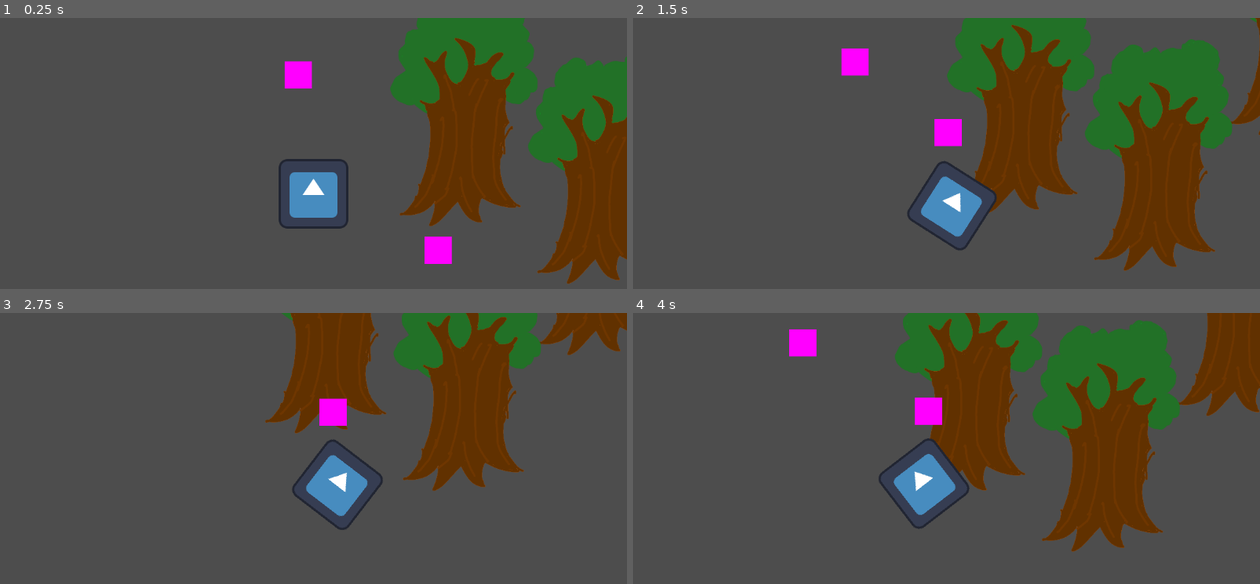
Above: before the commit, frames 1-4 (two rows, left to right).
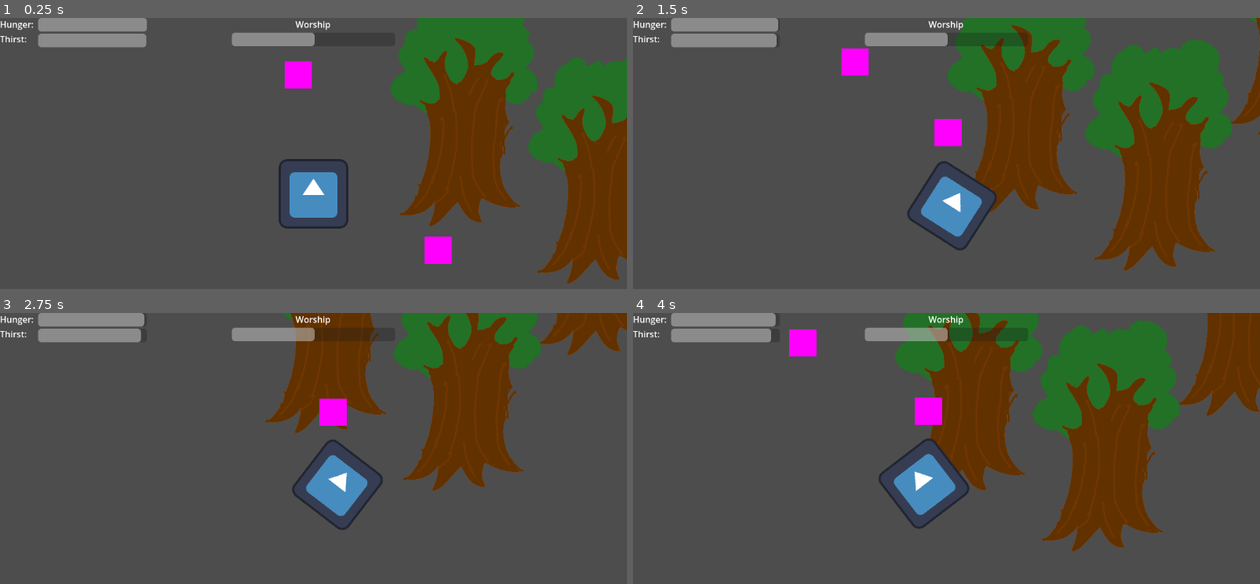
Above: after the commit, the same moments.

Repository: OgGhostJelly/unnamed-project
Game: Godot game, scene res://main.tscn
Two runs of this game, one before a commit and one after it. Both use one fixed random seed, a clock stepped at 60 frames per second and the inputs below. The engine's default icon, where the game draws it, is replaced by a stand-in: a white triangle on a blue panel in a dark square.
Inputs:
- Up to frame 1 (0.25 s): no input
- Up to frame 2 (1.5 s): tap Enter at 0.5 s; hold Right (move_right) 0.53-1.28 s; hold E (interact) 0.53-1.28 s; hold Down (move_down) from 1.28 s (still down); tap E (interact) at 1.35 s
- Up to frame 3 (2.75 s): release Down (move_down) at 2.03 s; hold Right (move_right) from 2.03 s (still down); hold E (interact) from 2.03 s (still down)
- Up to frame 4 (4 s): release Right (move_right) at 2.78 s; release E (interact) at 2.78 s; hold Up (move_up) 2.78-3.53 s; tap E (interact) at 2.85 s; hold Left (move_left) from 3.53 s (still down); hold E (interact) from 3.53 s (still down)

The runs differ from the first frame. In frame 1, 2.5% of the frame differs, in the area x 0-53%, y 0-11%; in frame 2, 3.0%, in the area x 0-63%, y 0-11%; in frame 3, 2.5%; in frame 4, 2.9%.

Commit message:
big updud

Diff:
--- a/2d/2d.tscn
+++ b/2d/2d.tscn
@@ -1,8 +1,9 @@
-[gd_scene load_steps=4 format=3 uid="uid://cu0mw4vsinhbp"]
+[gd_scene load_steps=5 format=3 uid="uid://cu0mw4vsinhbp"]
 
-[ext_resource type="PackedScene" uid="uid://cs4o25td1jgcw" path="res://2d/interactable/tree.tscn" id="1_25mko"]
+[ext_resource type="PackedScene" uid="uid://dp66vndv3lp21" path="res://2d/interactable/tree.tscn" id="1_25mko"]
 [ext_resource type="PackedScene" uid="uid://bm8bd1s5wj7t" path="res://2d/player/player.tscn" id="2_jivt0"]
 [ext_resource type="PackedScene" uid="uid://c033u31yfknya" path="res://2d/interactable/log.tscn" id="3_cgb3o"]
+[ext_resource type="PackedScene" path="res://2d/ipm/ipm.tscn" id="4_2n4ke"]
 
 [node name="2D" type="Node2D"]
 y_sort_enabled = true
@@ -24,3 +25,5 @@
 
 [node name="Wood2" parent="." instance=ExtResource("3_cgb3o")]
 position = Vector2(319, 464)
+
+[node name="IPM" parent="." instance=ExtResource("4_2n4ke")]
--- a/ui/ipm/ipm.tscn
+++ b/2d/ipm/ipm.tscn
@@ -1,7 +1,7 @@
-[gd_scene load_steps=6 format=3 uid="uid://csk5e446ik2yq"]
+[gd_scene load_steps=6 format=3]
 
 [ext_resource type="Texture2D" uid="uid://lk3kkwemhfud" path="res://assets/crosshair.png" id="1_lggf0"]
-[ext_resource type="Script" path="res://ui/ipm/ipm.gd" id="1_vbh1b"]
+[ext_resource type="Script" path="res://2d/ipm/ipm.gd" id="1_vbh1b"]
 
 [sub_resource type="StyleBoxFlat" id="StyleBoxFlat_1ambn"]
 bg_color = Color(0, 0, 0, 0.607843)
--- a/atld/game.gd
+++ b/atld/game.gd
@@ -6,10 +6,10 @@
 
 var day: int = 1:
 	set(v): day = v; day_changed.emit()
-var dayt: float = 0.0
 var day_length: float = 5.0
 
 
+var dayt: float = 0.0
 func _process(delta: float) -> void:
 	dayt += delta / day_length
 
--- a/atld/stats.gd
+++ b/atld/stats.gd
@@ -14,7 +14,7 @@
 
 var thirst: float = 1.0:
 	set(v): thirst = v; thirst_changed.emit()
-var thirst_decrease: float = 0.01
+var thirst_decrease: float = 0.02
 
 var worship: float = 0.5:
 	set(v): worship = v; worship_changed.emit()
--- a/main.tscn
+++ b/main.tscn
@@ -1,10 +1,13 @@
 [gd_scene load_steps=3 format=3 uid="uid://cfxa3y7qha3w7"]
 
 [ext_resource type="PackedScene" uid="uid://cu0mw4vsinhbp" path="res://2d/2d.tscn" id="1_m032m"]
-[ext_resource type="PackedScene" uid="uid://cmvxsfqtpo4id" path="res://ui/ui.tscn" id="2_faw0i"]
+[ext_resource type="PackedScene" uid="uid://d3wygc7hok5sc" path="res://ui/ui.tscn" id="2_faw0i"]
 
 [node name="Main" type="Node"]
 
 [node name="2D" parent="." instance=ExtResource("1_m032m")]
 
-[node name="UI" parent="." instance=ExtResource("2_faw0i")]
+[node name="ForeLayer" type="CanvasLayer" parent="."]
+layer = 128
+
+[node name="UI" parent="ForeLayer" instance=ExtResource("2_faw0i")]
--- a/project.godot
+++ b/project.godot
@@ -7,46 +7,6 @@
 ;   param=value ; assign values to parameters
 
 config_version=5
-
-_global_script_classes=[{
-"base": "Interactable",
-"class": &"Breakable",
-"language": &"GDScript",
-"path": "res://2d/interactable/breakable.gd"
-}, {
-"base": "Area2D",
-"class": &"Interactable",
-"language": &"GDScript",
-"path": "res://2d/interactable/interactable.gd"
-}, {
-"base": "Area2D",
-"class": &"Interactor",
-"language": &"GDScript",
-"path": "res://2d/interactable/interactor.gd"
-}, {
-"base": "TileMap",
-"class": &"LFFTileMap",
-"language": &"GDScript",
-"path": "res://2d/_temp/lazy_flood_fill.gd"
-}, {
-"base": "Interactable",
-"class": &"Pickup",
-"language": &"GDScript",
-"path": "res://2d/interactable/pickup.gd"
-}, {
-"base": "TileMap",
-"class": &"ROFTileMap",
-"language": &"GDScript",
-"path": "res://2d/_temp/ropenf.gd"
-}]
-_global_script_class_icons={
-"Breakable": "",
-"Interactable": "",
-"Interactor": "",
-"LFFTileMap": "",
-"Pickup": "",
-"ROFTileMap": ""
-}
 
 [application]
 
@@ -69,41 +29,41 @@
 
 move_left={
 "deadzone": 0.5,
-"events": [Object(InputEventKey,"resource_local_to_scene":false,"resource_name":"","device":0,"window_id":0,"alt_pressed":false,"shift_pressed":false,"ctrl_pressed":false,"meta_pressed":false,"pressed":false,"keycode":0,"physical_keycode":4194319,"unicode":0,"echo":false,"script":null)
-, Object(InputEventKey,"resource_local_to_scene":false,"resource_name":"","device":0,"window_id":0,"alt_pressed":false,"shift_pressed":false,"ctrl_pressed":false,"meta_pressed":false,"pressed":false,"keycode":0,"physical_keycode":65,"unicode":0,"echo":false,"script":null)
+"events": [Object(InputEventKey,"resource_local_to_scene":false,"resource_name":"","device":0,"window_id":0,"alt_pressed":false,"shift_pressed":false,"ctrl_pressed":false,"meta_pressed":false,"pressed":false,"keycode":0,"physical_keycode":4194319,"key_label":0,"unicode":0,"echo":false,"script":null)
+, Object(InputEventKey,"resource_local_to_scene":false,"resource_name":"","device":0,"window_id":0,"alt_pressed":false,"shift_pressed":false,"ctrl_pressed":false,"meta_pressed":false,"pressed":false,"keycode":0,"physical_keycode":65,"key_label":0,"unicode":0,"echo":false,"script":null)
 ]
 }
 move_right={
 "deadzone": 0.5,
-"events": [Object(InputEventKey,"resource_local_to_scene":false,"resource_name":"","device":0,"window_id":0,"alt_pressed":false,"shift_pressed":false,"ctrl_pressed":false,"meta_pressed":false,"pressed":false,"keycode":0,"physical_keycode":4194321,"unicode":0,"echo":false,"script":null)
-, Object(InputEventKey,"resource_local_to_scene":false,"resource_name":"","device":0,"window_id":0,"alt_pressed":false,"shift_pressed":false,"ctrl_pressed":false,"meta_pressed":false,"pressed":false,"keycode":0,"physical_keycode":68,"unicode":0,"echo":false,"script":null)
+"events": [Object(InputEventKey,"resource_local_to_scene":false,"resource_name":"","device":0,"window_id":0,"alt_pressed":false,"shift_pressed":false,"ctrl_pressed":false,"meta_pressed":false,"pressed":false,"keycode":0,"physical_keycode":4194321,"key_label":0,"unicode":0,"echo":false,"script":null)
+, Object(InputEventKey,"resource_local_to_scene":false,"resource_name":"","device":0,"window_id":0,"alt_pressed":false,"shift_pressed":false,"ctrl_pressed":false,"meta_pressed":false,"pressed":false,"keycode":0,"physical_keycode":68,"key_label":0,"unicode":0,"echo":false,"script":null)
 ]
 }
 move_up={
 "deadzone": 0.5,
-"events": [Object(InputEventKey,"resource_local_to_scene":false,"resource_name":"","device":0,"window_id":0,"alt_pressed":false,"shift_pressed":false,"ctrl_pressed":false,"meta_pressed":false,"pressed":false,"keycode":0,"physical_keycode":4194320,"unicode":0,"echo":false,"script":null)
-, Object(InputEventKey,"resource_local_to_scene":false,"resource_name":"","device":0,"window_id":0,"alt_pressed":false,"shift_pressed":false,"ctrl_pressed":false,"meta_pressed":false,"pressed":false,"keycode":0,"physical_keycode":87,"unicode":0,"echo":false,"script":null)
+"events": [Object(InputEventKey,"resource_local_to_scene":false,"resource_name":"","device":0,"window_id":0,"alt_pressed":false,"shift_pressed":false,"ctrl_pressed":false,"meta_pressed":false,"pressed":false,"keycode":0,"physical_keycode":4194320,"key_label":0,"unicode":0,"echo":false,"script":null)
+, Object(InputEventKey,"resource_local_to_scene":false,"resource_name":"","device":0,"window_id":0,"alt_pressed":false,"shift_pressed":false,"ctrl_pressed":false,"meta_pressed":false,"pressed":false,"keycode":0,"physical_keycode":87,"key_label":0,"unicode":0,"echo":false,"script":null)
 ]
 }
 move_down={
 "deadzone": 0.5,
-"events": [Object(InputEventKey,"resource_local_to_scene":false,"resource_name":"","device":0,"window_id":0,"alt_pressed":false,"shift_pressed":false,"ctrl_pressed":false,"meta_pressed":false,"pressed":false,"keycode":0,"physical_keycode":4194322,"unicode":0,"echo":false,"script":null)
-, Object(InputEventKey,"resource_local_to_scene":false,"resource_name":"","device":0,"window_id":0,"alt_pressed":false,"shift_pressed":false,"ctrl_pressed":false,"meta_pressed":false,"pressed":false,"keycode":0,"physical_keycode":83,"unicode":0,"echo":false,"script":null)
+"events": [Object(InputEventKey,"resource_local_to_scene":false,"resource_name":"","device":0,"window_id":0,"alt_pressed":false,"shift_pressed":false,"ctrl_pressed":false,"meta_pressed":false,"pressed":false,"keycode":0,"physical_keycode":4194322,"key_label":0,"unicode":0,"echo":false,"script":null)
+, Object(InputEventKey,"resource_local_to_scene":false,"resource_name":"","device":0,"window_id":0,"alt_pressed":false,"shift_pressed":false,"ctrl_pressed":false,"meta_pressed":false,"pressed":false,"keycode":0,"physical_keycode":83,"key_label":0,"unicode":0,"echo":false,"script":null)
 ]
 }
 interact={
 "deadzone": 0.5,
-"events": [Object(InputEventKey,"resource_local_to_scene":false,"resource_name":"","device":0,"window_id":0,"alt_pressed":false,"shift_pressed":false,"ctrl_pressed":false,"meta_pressed":false,"pressed":false,"keycode":0,"physical_keycode":69,"unicode":0,"echo":false,"script":null)
-, Object(InputEventKey,"resource_local_to_scene":false,"resource_name":"","device":0,"window_id":0,"alt_pressed":false,"shift_pressed":false,"ctrl_pressed":false,"meta_pressed":false,"pressed":false,"keycode":4194309,"physical_keycode":0,"unicode":0,"echo":false,"script":null)
-, Object(InputEventKey,"resource_local_to_scene":false,"resource_name":"","device":0,"window_id":0,"alt_pressed":false,"shift_pressed":false,"ctrl_pressed":false,"meta_pressed":false,"pressed":false,"keycode":0,"physical_keycode":70,"unicode":0,"echo":false,"script":null)
-, Object(InputEventKey,"resource_local_to_scene":false,"resource_name":"","device":0,"window_id":0,"alt_pressed":false,"shift_pressed":false,"ctrl_pressed":false,"meta_pressed":false,"pressed":false,"keycode":0,"physical_keycode":32,"unicode":0,"echo":false,"script":null)
+"events": [Object(InputEventKey,"resource_local_to_scene":false,"resource_name":"","device":0,"window_id":0,"alt_pressed":false,"shift_pressed":false,"ctrl_pressed":false,"meta_pressed":false,"pressed":false,"keycode":0,"physical_keycode":69,"key_label":0,"unicode":0,"echo":false,"script":null)
+, Object(InputEventKey,"resource_local_to_scene":false,"resource_name":"","device":0,"window_id":0,"alt_pressed":false,"shift_pressed":false,"ctrl_pressed":false,"meta_pressed":false,"pressed":false,"keycode":4194309,"physical_keycode":0,"key_label":0,"unicode":0,"echo":false,"script":null)
+, Object(InputEventKey,"resource_local_to_scene":false,"resource_name":"","device":0,"window_id":0,"alt_pressed":false,"shift_pressed":false,"ctrl_pressed":false,"meta_pressed":false,"pressed":false,"keycode":0,"physical_keycode":70,"key_label":0,"unicode":0,"echo":false,"script":null)
+, Object(InputEventKey,"resource_local_to_scene":false,"resource_name":"","device":0,"window_id":0,"alt_pressed":false,"shift_pressed":false,"ctrl_pressed":false,"meta_pressed":false,"pressed":false,"keycode":0,"physical_keycode":32,"key_label":0,"unicode":0,"echo":false,"script":null)
 , Object(InputEventMouseButton,"resource_local_to_scene":false,"resource_name":"","device":-1,"window_id":0,"alt_presse …(227 unchanged characters)…
 ]
 }
 cancel={
 "deadzone": 0.5,
-"events": [Object(InputEventKey,"resource_local_to_scene":false,"resource_name":"","device":0,"window_id":0,"alt_pressed":false,"shift_pressed":false,"ctrl_pressed":false,"meta_pressed":false,"pressed":false,"keycode":0,"physical_keycode":81,"unicode":0,"echo":false,"script":null)
-, Object(InputEventKey,"resource_local_to_scene":false,"resource_name":"","device":0,"window_id":0,"alt_pressed":false,"shift_pressed":false,"ctrl_pressed":false,"meta_pressed":false,"pressed":false,"keycode":0,"physical_keycode":4194308,"unicode":0,"echo":false,"script":null)
+"events": [Object(InputEventKey,"resource_local_to_scene":false,"resource_name":"","device":0,"window_id":0,"alt_pressed":false,"shift_pressed":false,"ctrl_pressed":false,"meta_pressed":false,"pressed":false,"keycode":0,"physical_keycode":81,"key_label":0,"unicode":0,"echo":false,"script":null)
+, Object(InputEventKey,"resource_local_to_scene":false,"resource_name":"","device":0,"window_id":0,"alt_pressed":false,"shift_pressed":false,"ctrl_pressed":false,"meta_pressed":false,"pressed":false,"keycode":0,"physical_keycode":4194308,"key_label":0,"unicode":0,"echo":false,"script":null)
 , Object(InputEventMouseButton,"resource_local_to_scene":false,"resource_name":"","device":-1,"window_id":0,"alt_presse …(227 unchanged characters)…
 ]
 }
--- /dev/null
+++ b/ui/stats/stats.gd
@@ -0,0 +1,16 @@
+extends Control
+
+
+@onready var hunger: ProgressBar = $LeftPanel/Value/Hunger
+@onready var thirst: ProgressBar = $LeftPanel/Value/Thirst
+@onready var worship: ProgressBar = $TopPanel/Worship
+
+
+func _ready() -> void:
+	hunger.value = Stats.hunger
+	thirst.value = Stats.thirst
+	worship.value = Stats.worship
+
+	Stats.hunger_changed.connect(func(): hunger.value = Stats.hunger)
+	Stats.thirst_changed.connect(func(): thirst.value = Stats.thirst)
+	Stats.worship_changed.connect(func(): worship.value = Stats.worship)
--- /dev/null
+++ b/ui/stats/stats.tscn
@@ -0,0 +1,67 @@
+[gd_scene load_steps=2 format=3 uid="uid://85h2weiqtuw3"]
+
+[ext_resource type="Script" path="res://ui/stats/stats.gd" id="1_yy4xw"]
+
+[node name="Control" type="Control"]
+layout_mode = 3
+anchors_preset = 15
+anchor_right = 1.0
+anchor_bottom = 1.0
+grow_horizontal = 2
+grow_vertical = 2
+script = ExtResource("1_yy4xw")
+
+[node name="LeftPanel" type="HBoxContainer" parent="."]
+layout_mode = 0
+offset_right = 128.0
+offset_bottom = 27.0
+
+[node name="Text" type="VBoxContainer" parent="LeftPanel"]
+layout_mode = 2
+
+[node name="Hunger" type="Label" parent="LeftPanel/Text"]
+layout_mode = 2
+text = "Hunger: "
+
+[node name="Thirst" type="Label" parent="LeftPanel/Text"]
+layout_mode = 2
+text = "Thirst:"
+
+[node name="Value" type="VBoxContainer" parent="LeftPanel"]
+layout_mode = 2
+
+[node name="Hunger" type="ProgressBar" parent="LeftPanel/Value"]
+custom_minimum_size = Vector2(200, 25)
+layout_mode = 2
+max_value = 1.0
+step = 0.0
+show_percentage = false
+
+[node name="Thirst" type="ProgressBar" parent="LeftPanel/Value"]
+custom_minimum_size = Vector2(200, 25)
+layout_mode = 2
+max_value = 1.0
+step = 0.0
+show_percentage = false
+
+[node name="TopPanel" type="VBoxContainer" parent="."]
+layout_mode = 1
+anchors_preset = 5
+anchor_left = 0.5
+anchor_right = 0.5
+offset_left = -150.0
+offset_right = 150.0
+offset_bottom = 40.0
+grow_horizontal = 2
+
+[node name="Text" type="Label" parent="TopPanel"]
+layout_mode = 2
+text = "Worship"
+horizontal_alignment = 1
+vertical_alignment = 1
+
+[node name="Worship" type="ProgressBar" parent="TopPanel"]
+custom_minimum_size = Vector2(300, 25)
+layout_mode = 2
+max_value = 1.0
+show_percentage = false
--- a/ui/ui.tscn
+++ b/ui/ui.tscn
@@ -1,6 +1,6 @@
-[gd_scene load_steps=2 format=3 uid="uid://cmvxsfqtpo4id"]
+[gd_scene load_steps=2 format=3 uid="uid://d3wygc7hok5sc"]
 
-[ext_resource type="PackedScene" uid="uid://csk5e446ik2yq" path="res://ui/ipm/ipm.tscn" id="1_d35m3"]
+[ext_resource type="PackedScene" uid="uid://85h2weiqtuw3" path="res://ui/stats/stats.tscn" id="1_csypq"]
 
 [node name="UI" type="Control"]
 layout_mode = 3
@@ -10,4 +10,4 @@
 grow_horizontal = 2
 grow_vertical = 2
 
-[node name="IPM" parent="." instance=ExtResource("1_d35m3")]
+[node name="Stats" parent="." instance=ExtResource("1_csypq")]
Renamed: ui/ipm/ipm.gd -> 2d/ipm/ipm.gd
